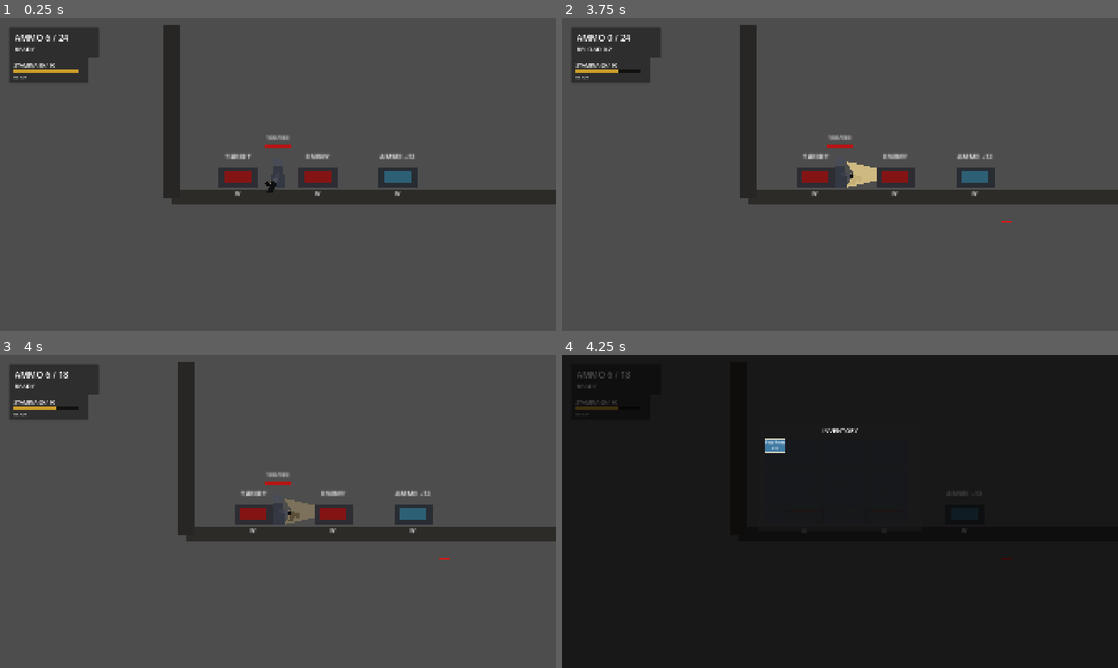
Above: before the commit, frames 1-4 (two rows, left to right).
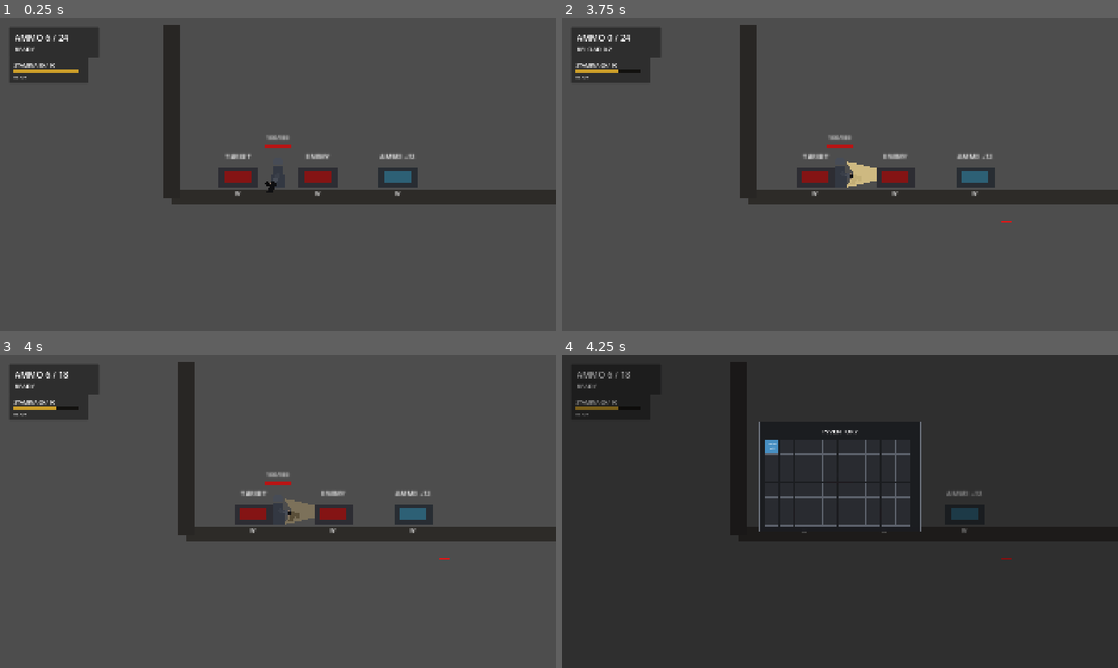
Above: after the commit, the same moments.

Repository: YuiTatsuki1011/projekt-black
Game: Godot game, scene res://scenes/levels/test_level.tscn
The game is run twice, just before and just after one commit, with the same random seed, the same clock (stepped at 60 frames per second) and the same inputs.
Inputs (mouse positions are in pixels of both pictures, inside the frame that each line leads up to):
- Up to frame 1 (0.25 s): no input
- Up to frame 2 (3.75 s): tap Enter at 0.5, 3.5 s; move the mouse to (962, 158) at 0.52 s; hold D (move_right) 0.53-1.25 s; hold S (crouch) 0.53-1.25 s; click (962, 158) at 0.67 s; tap Space (jump) at 0.77, 2 s; drag from (728, 190) to (845, 177) at 1.27 s; move the mouse to (895, 105) at 2.02 s; press the mouse at (895, 105) at 2.03 s; hold A (move_left) 2.03-2.75 s; release the mouse at (895, 105) at 2.75 s; drag from (812, 237) to (1001, 177) at 2.77 s; move the mouse to (1006, 221) at 3.52 s; hold D (move_right) from 3.53 s (still down); tap F (melee_attack) at 3.6 s
- Up to frame 3 (4 s): keep holding D (move_right); tap Space (jump) at 3.77 s
- Up to frame 4 (4.25 s): keep holding D (move_right); tap Tab (inventory_toggle) at 4.15 s

Frames 1-3 are identical in both runs. In frame 4, 1.8% of the frame differs, in the area x 2-81%, y 5-66%.

Commit message:
Improve inventory grid readability

Diff:
--- a/scenes/ui/inventory_screen.tscn
+++ b/scenes/ui/inventory_screen.tscn
@@ -1,6 +1,14 @@
-[gd_scene load_steps=2 format=3]
+[gd_scene load_steps=3 format=3]
 
 [ext_resource type="Script" path="res://scripts/ui/inventory_screen.gd" id="1_inventory_screen"]
+
+[sub_resource type="StyleBoxFlat" id="StyleBoxFlat_inventory_panel"]
+bg_color = Color(0.105, 0.11, 0.125, 0.96)
+border_width_left = 2
+border_width_top = 2
+border_width_right = 2
+border_width_bottom = 2
+border_color = Color(0.42, 0.44, 0.48, 1)
 
 [node name="InventoryScreen" type="CanvasLayer"]
 visible = false
@@ -22,7 +30,7 @@
 anchor_bottom = 1.0
 grow_horizontal = 2
 grow_vertical = 2
-color = Color(0.015, 0.014, 0.014, 0.72)
+color = Color(0.025, 0.025, 0.028, 0.42)
 mouse_filter = 2
 
 [node name="Panel" type="PanelContainer" parent="Root"]
@@ -32,6 +40,7 @@
 offset_right = 1240.0
 offset_bottom = 610.0
 mouse_filter = 0
+theme_override_styles/panel = SubResource("StyleBoxFlat_inventory_panel")
 
 [node name="Margin" type="MarginContainer" parent="Root/Panel"]
 layout_mode = 2
--- a/scripts/inventory/inventory.gd
+++ b/scripts/inventory/inventory.gd
@@ -7,10 +7,11 @@
 const ITEM_DEFINITIONS: Dictionary = {
 	&"pistol_ammo": {
 		"name": "Pistol Ammo",
+		"short_name": "Ammo",
 		"size": Vector2i(1, 1),
 		"stackable": true,
 		"max_stack": 60,
-		"color": Color(0.25, 0.48, 0.64, 1.0),
+		"color": Color(0.28, 0.56, 0.76, 1.0),
 	},
 }
 
--- a/scripts/ui/inventory_screen.gd
+++ b/scripts/ui/inventory_screen.gd
@@ -4,6 +4,9 @@
 const CELL_SIZE: int = 48
 const CELL_GAP: int = 2
 const CELL_PITCH: int = CELL_SIZE + CELL_GAP
+const CELL_COLOR := Color(0.16, 0.17, 0.19, 1.0)
+const CELL_BORDER_COLOR := Color(0.36, 0.38, 0.42, 1.0)
+const ITEM_BORDER_COLOR := Color(0.9, 0.92, 0.84, 1.0)
 
 @export var player_path: NodePath = NodePath("../Player")
 
@@ -75,11 +78,11 @@
 
 	for y in grid_size.y:
 		for x in grid_size.x:
-			var cell := ColorRect.new()
+			var cell := Panel.new()
 			cell.mouse_filter = Control.MOUSE_FILTER_IGNORE
 			cell.position = Vector2(x * CELL_PITCH, y * CELL_PITCH)
 			cell.size = Vector2(CELL_SIZE, CELL_SIZE)
-			cell.color = Color(0.09, 0.095, 0.105, 0.95)
+			cell.add_theme_stylebox_override("panel", _make_flat_style(CELL_COLOR, CELL_BORDER_COLOR, 1))
 			cells_root.add_child(cell)
 
 
@@ -112,30 +115,31 @@
 	var quantity: int = int(entry.get("quantity", 1))
 	var definition: Dictionary = _inventory.get_item_definition(item_id)
 
-	var item_panel := PanelContainer.new()
+	var item_panel := Panel.new()
 	item_panel.mouse_filter = Control.MOUSE_FILTER_STOP
 	item_panel.position = _grid_to_local(position)
 	item_panel.size = _entry_pixel_size(size)
+	item_panel.custom_minimum_size = Vector2.ZERO
+	item_panel.clip_contents = true
 	item_panel.z_index = 20 if is_dragged else 5
 	item_panel.gui_input.connect(_on_item_gui_input.bind(entry_id))
-
-	var style := StyleBoxFlat.new()
-	style.bg_color = definition.get("color", Color(0.44, 0.44, 0.46, 1.0))
-	style.border_color = Color(0.82, 0.82, 0.74, 1.0)
-	style.border_width_left = 2
-	style.border_width_top = 2
-	style.border_width_right = 2
-	style.border_width_bottom = 2
-	item_panel.add_theme_stylebox_override("panel", style)
+	item_panel.add_theme_stylebox_override("panel", _make_flat_style(
+		definition.get("color", Color(0.44, 0.44, 0.46, 1.0)),
+		ITEM_BORDER_COLOR,
+		2
+	))
 
 	var label := Label.new()
 	label.mouse_filter = Control.MOUSE_FILTER_IGNORE
+	label.set_anchors_preset(Control.PRESET_FULL_RECT)
+	label.offset_left = 2.0
+	label.offset_top = 2.0
+	label.offset_right = -2.0
+	label.offset_bottom = -2.0
 	label.horizontal_alignment = HORIZONTAL_ALIGNMENT_CENTER
 	label.vertical_alignment = VERTICAL_ALIGNMENT_CENTER
-	label.size_flags_horizontal = Control.SIZE_EXPAND_FILL
-	label.size_flags_vertical = Control.SIZE_EXPAND_FILL
 	label.text = _get_item_label(definition, quantity)
-	label.add_theme_font_size_override("font_size", 11)
+	label.add_theme_font_size_override("font_size", 9)
 	item_panel.add_child(label)
 
 	items_root.add_child(item_panel)
@@ -214,10 +218,25 @@
 
 
 func _get_item_label(definition: Dictionary, quantity: int) -> String:
-	var item_name: String = str(definition.get("name", "Item"))
+	var item_name: String = str(definition.get("short_name", definition.get("name", "Item")))
 	if quantity > 1:
 		return "%s\nx%d" % [item_name, quantity]
 	return item_name
+
+
+func _make_flat_style(background_color: Color, border_color: Color, border_width: int) -> StyleBoxFlat:
+	var style := StyleBoxFlat.new()
+	style.bg_color = background_color
+	style.border_color = border_color
+	style.border_width_left = border_width
+	style.border_width_top = border_width
+	style.border_width_right = border_width
+	style.border_width_bottom = border_width
+	style.content_margin_left = 0.0
+	style.content_margin_top = 0.0
+	style.content_margin_right = 0.0
+	style.content_margin_bottom = 0.0
+	return style
 
 
 func _clear_children(parent: Node) -> void:
Not shown, added: scripts/ui/inventory_screen.gd.uid
Not shown, changed: docs/HANDOFF.md
